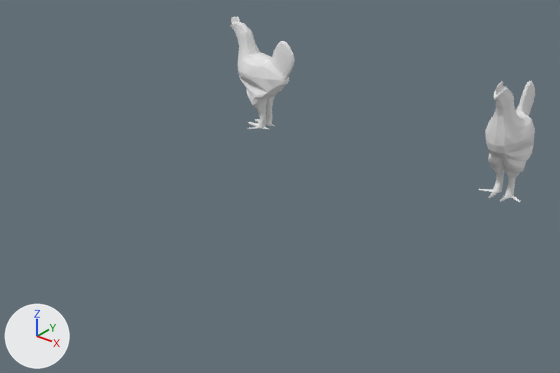
One commit to the Blender file development/graphics/creatures/hen/hen.blend: the scene before it, then after it.
Camera for both pictures: a 50 mm lens placed at (3.62, -9.37, 4.8), pointed at (-2.09, -2.24, 0.38). Every picture has the same lights, and +X, +Y and +Z are marked at lower left.

Script lines for the objects in view, before the commit:
```python
me_cube5_default = bpy.data.meshes.new('cube5_default')
me_cube5_default.from_pydata(...)  # 1198 vertices, 1196 faces; spans x -0.31..0.31, y -0.63..0.71, z 0.01..1.78
me_cube5_default.materials.append(mat_henmaterial)  # its picture is missing
ob_mesh = bpy.data.objects.new('Mesh', me_cube5_default)
ob_mesh.location = (0.0, 0.0, 0.0)
ob_mesh_001 = bpy.data.objects.new('Mesh.001', me_cube5_default)
ob_mesh_001.location = (-4.298, 0.0, 0.0)
ob_mesh_001.rotation_euler = (0.0, 0.0, 4.712)  # degrees (0, 0, 270)
```
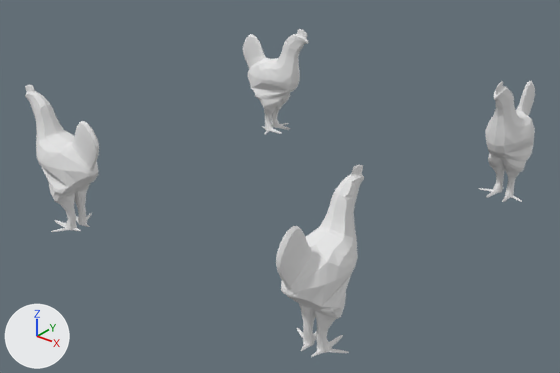
Where the change shows, as pixel boxes [x1, y1, x2, y2] in the pictures (560 x 373 px):
'Mesh.003', added: after [276, 165, 364, 357]
'Mesh.002', added: after [25, 85, 99, 232]
'Mesh.001', moved, turned: before [230, 17, 295, 129]; after [243, 29, 308, 134]

Edits to the bpy script that builds the scene:
```text
Add me_cube5_default_002:
    me_cube5_default_002.from_pydata(...)  # 1198 vertices, 1196 faces; spans x -0.32..0.32, y -0.63..0.71, z 0.01..1.78
    me_cube5_default_002.materials.append(mat_henmaterial)  # its picture is missing
Change ob_mesh_001:
    ob_mesh_001.location: (-4.298, 0.0, 0.0) -> (-3.948, 0.0, 0.0)
    ob_mesh_001.rotation_euler: (0.0, 0.0, 4.712) -> (0.0, 0.0, 1.571)  # degrees (0, 0, 270) -> degrees (0, 0, 90)
Add ob_mesh_002:
    ob_mesh_002 = bpy.data.objects.new('Mesh.002', me_cube5_default_002)
    ob_mesh_002.location = (-3.948, -4.177, 0.0)
    ob_mesh_002.rotation_euler = (0.0, 0.0, 4.712)  # degrees (0, 0, 270)
Add ob_mesh_003:
    ob_mesh_003 = bpy.data.objects.new('Mesh.003', me_cube5_default_002.copy())
    ob_mesh_003.location = (0.0, -4.177, 0.0)
    ob_mesh_003.rotation_euler = (0.0, 0.0, 3.142)  # degrees (0, 0, 180)
```
